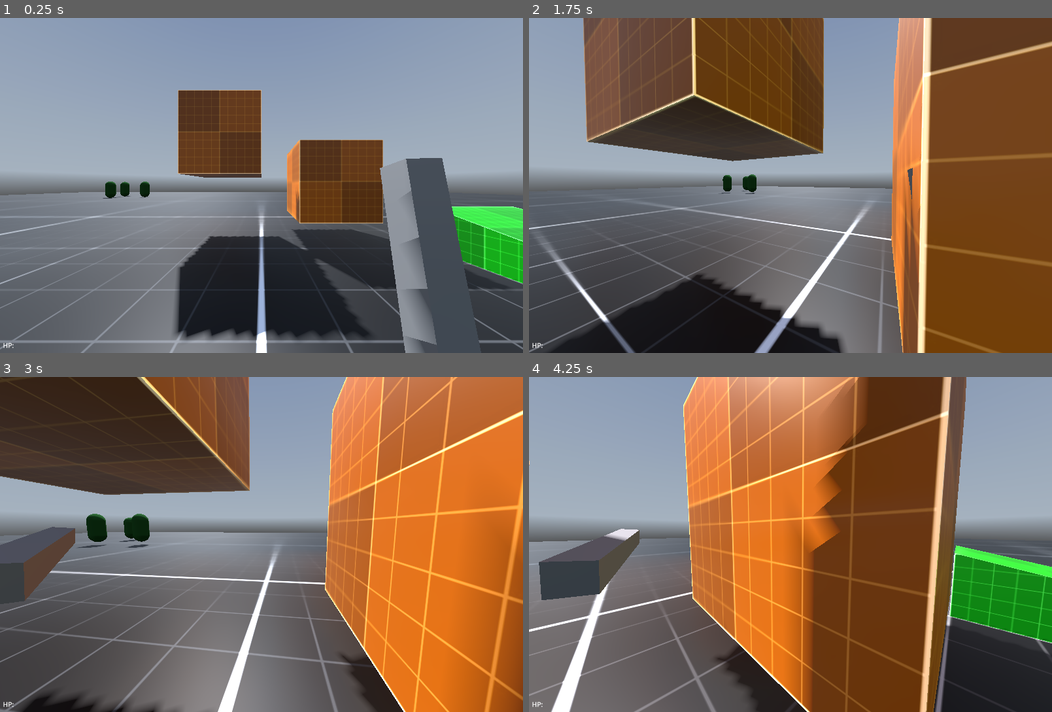
Above: before the commit, frames 1-4 (two rows, left to right).
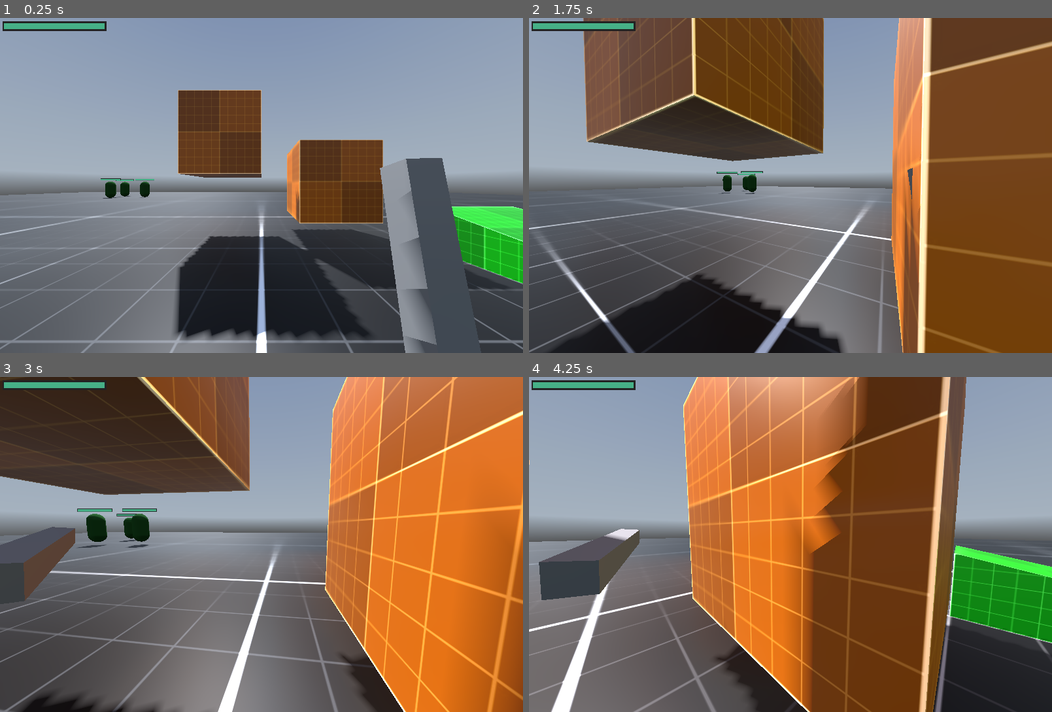
Above: after the commit, the same moments.

Repository: Wolanden/project-dungeon
Game: Godot game, scene res://levels/level_001.tscn
Same seed, same stepped clock (60 frames per second), same inputs: the game is played once before the commit and once after it. A sky picture missing from this copy of the repository is replaced by a grey-blue gradient.
Inputs (mouse positions are in pixels of both pictures, inside the frame that each line leads up to):
- Up to frame 1 (0.25 s): no input
- Up to frame 2 (1.75 s): move the mouse to (816, 185) at 0.52 s; hold W (move_forward) from 0.53 s (still down); click (816, 185) at 0.6 s; tap Space (jump) at 0.77, 1.52 s; move the mouse to (764, 185) at 1.27 s; click (764, 185) at 1.35 s
- Up to frame 3 (3 s): keep holding W (move_forward); move the mouse to (271, 537) at 2.02 s; hold Shift (sprint) 2.03-2.78 s; click (271, 537) at 2.3 s; move the mouse to (256, 551) at 2.77 s; click (256, 551) at 2.85 s
- Up to frame 4 (4.25 s): keep holding W (move_forward); tap Space (jump) at 3.02, 3.77 s; move the mouse to (827, 547) at 3.52 s; click (827, 547) at 3.6 s

The runs differ from the first frame. In frame 1, 0.7% of the frame differs, in the area x 0-30%, y 0-99%; in frame 2, 0.7%; in frame 3, 2.9%, in the area x 0-100%, y 0-100%; in frame 4, 1.9%.

Commit message:
Healthbar implemented
Enemies & Player

Diff:
--- a/controllers/enemy/enemy.tscn
+++ b/controllers/enemy/enemy.tscn
@@ -1,6 +1,7 @@
-[gd_scene load_steps=5 format=3 uid="uid://byjcqu7ktuije"]
+[gd_scene load_steps=7 format=3 uid="uid://byjcqu7ktuije"]
 
 [ext_resource type="Script" path="res://controllers/enemy/enemy_controller.gd" id="1_s5aaq"]
+[ext_resource type="PackedScene" uid="uid://c1gkisgwvliho" path="res://controllers/healthbar/healthbar.tscn" id="2_3pax2"]
 
 [sub_resource type="StandardMaterial3D" id="StandardMaterial3D_jsssp"]
 albedo_color = Color(0, 0.290196, 0, 1)
@@ -9,6 +10,9 @@
 material = SubResource("StandardMaterial3D_jsssp")
 
 [sub_resource type="CapsuleShape3D" id="CapsuleShape3D_2gtys"]
+
+[sub_resource type="ViewportTexture" id="ViewportTexture_21n04"]
+viewport_path = NodePath("SubViewport")
 
 [node name="Enemy" type="CharacterBody3D" groups=["enemies"]]
 transform = Transform3D(1, 0, 0, 0, 1, 0, 0, 0, 1, 0, 0.0179487, 0)
@@ -28,5 +32,18 @@
 avoidance_enabled = true
 radius = 1.5
 
+[node name="SubViewport" type="SubViewport" parent="."]
+disable_3d = true
+transparent_bg = true
+
+[node name="Healthbar" parent="SubViewport" instance=ExtResource("2_3pax2")]
+
+[node name="Sprite3D" type="Sprite3D" parent="."]
+transform = Transform3D(1, 0, 0, 0, 1, 0, 0, 0, 1, -0.00852203, 2.24149, 0)
+billboard = 1
+texture = SubResource("ViewportTexture_21n04")
+
+[connection signal="ready" from="." to="." method="_on_ready"]
 [connection signal="target_reached" from="NavigationAgent3D" to="." method="_on_navigation_agent_3d_target_reached"]
 [connection signal="velocity_computed" from="NavigationAgent3D" to="." method="_on_navigation_agent_3d_velocity_computed"]
+[connection signal="ready" from="SubViewport/Healthbar" to="." method="_on_healthbar_ready"]
--- a/controllers/enemy/enemy_controller.gd
+++ b/controllers/enemy/enemy_controller.gd
@@ -1,11 +1,13 @@
 extends CharacterBody3D
 
 @onready var nav_agent = $NavigationAgent3D
+@onready var HEALTH_BAR = $SubViewport/Healthbar
+@export var PLAYER : CharacterBody3D
 
 var SPEED = 3
-var HEALTH = 20
+var HEALTH = 100
+var DAMAGE = 9
 var targetReached = false
-
 
 func _physics_process(delta):
 	var currentLocation = global_transform.origin
@@ -14,17 +16,28 @@
 
 	nav_agent.velocity = newVelocity
 
+	if HEALTH <= 0:
+		queue_free()
+
 
 func UpdateTargetLocation(targetLocation):
 	nav_agent.target_position = targetLocation
 
+func TakeDamage(damage):
+	HEALTH_BAR._set_health(HEALTH - damage)
+	HEALTH -= damage
 
 
 func _on_navigation_agent_3d_target_reached():
-	if nav_agent.distance_to_target() >= 2.05 && nav_agent.distance_to_target() <= 2.1:
+	if nav_agent.distance_to_target() >= 1.75 && nav_agent.distance_to_target() <= 1.8:
 		print("Autsch")
+		PLAYER.TakeDamage(10)
 	#mach damage
 
 func _on_navigation_agent_3d_velocity_computed(safe_velocity):
 	velocity = velocity.move_toward(safe_velocity, 0.25)
 	move_and_slide()
+
+
+func _on_ready():
+	HEALTH_BAR._set_health(HEALTH)
--- /dev/null
+++ b/controllers/healthbar/healthbar.gd
@@ -0,0 +1,30 @@
+extends ProgressBar
+
+@onready var timer = $Timer
+@onready var damage_bar = $DamageBar
+
+var health = 0 : set = _set_health
+
+func _set_health(new_health):
+	var prev_health = health
+	health = min(max_value, new_health)
+	value = health
+
+	if health <= 0:
+		queue_free()
+
+	if health < prev_health:
+		timer.start()
+	else:
+		damage_bar.value = health
+
+func init_health(_health):
+	health = _health
+	max_value = health
+	value = health
+	damage_bar.max_value = health
+	damage_bar.value = health
+
+
+func _on_timer_timeout():
+	damage_bar.value = health
--- /dev/null
+++ b/controllers/healthbar/healthbar.tscn
@@ -0,0 +1,59 @@
+[gd_scene load_steps=6 format=3 uid="uid://c1gkisgwvliho"]
+
+[ext_resource type="Script" path="res://controllers/healthbar/healthbar.gd" id="1_xjp5m"]
+
+[sub_resource type="StyleBoxEmpty" id="StyleBoxEmpty_h5e2y"]
+
+[sub_resource type="StyleBoxFlat" id="StyleBoxFlat_2iv32"]
+bg_color = Color(0.27451, 0.690196, 0.529412, 1)
+
+[sub_resource type="StyleBoxFlat" id="StyleBoxFlat_rp13u"]
+bg_color = Color(0.137255, 0.137255, 0.137255, 1)
+expand_margin_left = 4.0
+expand_margin_top = 4.0
+expand_margin_right = 4.0
+expand_margin_bottom = 4.0
+shadow_color = Color(0, 0, 0, 0.27451)
+shadow_offset = Vector2(0, 2)
+
+[sub_resource type="StyleBoxFlat" id="StyleBoxFlat_q58we"]
+bg_color = Color(1, 1, 1, 1)
+
+[node name="Healthbar" type="ProgressBar"]
+z_index = 1
+anchors_preset = 8
+anchor_left = 0.5
+anchor_top = 0.5
+anchor_right = 0.5
+anchor_bottom = 0.5
+offset_left = -120.0
+offset_top = -7.5
+offset_right = 120.0
+offset_bottom = 7.5
+grow_horizontal = 2
+grow_vertical = 2
+size_flags_horizontal = 4
+theme_override_styles/background = SubResource("StyleBoxEmpty_h5e2y")
+theme_override_styles/fill = SubResource("StyleBoxFlat_2iv32")
+value = 60.0
+show_percentage = false
+script = ExtResource("1_xjp5m")
+
+[node name="DamageBar" type="ProgressBar" parent="."]
+z_index = -1
+layout_mode = 1
+anchors_preset = 15
+anchor_right = 1.0
+anchor_bottom = 1.0
+grow_horizontal = 2
+grow_vertical = 2
+theme_override_styles/background = SubResource("StyleBoxFlat_rp13u")
+theme_override_styles/fill = SubResource("StyleBoxFlat_q58we")
+value = 75.0
+show_percentage = false
+
+[node name="Timer" type="Timer" parent="."]
+wait_time = 0.5
+one_shot = true
+
+[connection signal="timeout" from="Timer" to="." method="_on_timer_timeout"]
--- a/controllers/player/fps_controller.tscn
+++ b/controllers/player/fps_controller.tscn
@@ -1,8 +1,8 @@
-[gd_scene load_steps=16 format=3 uid="uid://b7i4dbd5lrwgs"]
+[gd_scene load_steps=17 format=3 uid="uid://b7i4dbd5lrwgs"]
 
 [ext_resource type="Script" path="res://controllers/player/scripts/fps_controller.gd" id="1_pgc1p"]
 [ext_resource type="Material" uid="uid://b4gwd5h7ixvct" path="res://materials/player.tres" id="2_gldw4"]
-[ext_resource type="Script" path="res://controllers/player/Health.gd" id="3_02p21"]
+[ext_resource type="PackedScene" uid="uid://c1gkisgwvliho" path="res://controllers/healthbar/healthbar.tscn" id="3_m28hu"]
 
 [sub_resource type="CapsuleShape3D" id="CapsuleShape3D_ix834"]
 
@@ -10,6 +10,88 @@
 material = ExtResource("2_gldw4")
 
 [sub_resource type="BoxMesh" id="BoxMesh_dgowj"]
+
+[sub_resource type="ConvexPolygonShape3D" id="ConvexPolygonShape3D_qn0dh"]
+points = PackedVector3Array(-0.5, -0.5, -0.5, 0.5, 0.5, 0.5, 0.5, -0.5, 0.5, 0.5, 0.5, -0.5, -0.5, 0.5, 0.5, 0.5, -0.5, -0.5, -0.5, -0.5, 0.5, -0.5, 0.5, -0.5)
+
+[sub_resource type="Animation" id="Animation_elu38"]
+resource_name = "H_Attach"
+length = 0.75
+tracks/0/type = "value"
+tracks/0/imported = false
+tracks/0/enabled = true
+tracks/0/path = NodePath("CameraController/Camera3D/WeaponPivot/WeaponMesh:position")
+tracks/0/interp = 1
+tracks/0/loop_wrap = true
+tracks/0/keys = {
+"times": PackedFloat32Array(0),
+"transitions": PackedFloat32Array(1),
+"update": 0,
+"values": [Vector3(1.11409, -0.0161095, -0.511783)]
+}
+tracks/1/type = "value"
+tracks/1/imported = false
+tracks/1/enabled = true
+tracks/1/path = NodePath("CameraController/Camera3D/WeaponPivot/WeaponMesh:rotation")
+tracks/1/interp = 1
+tracks/1/loop_wrap = true
+tracks/1/keys = {
+"times": PackedFloat32Array(0),
+"transitions": PackedFloat32Array(1),
+"update": 0,
+"values": [Vector3(-1.41383, -1.19914, -0.102655)]
+}
+tracks/2/type = "value"
+tracks/2/imported = false
+tracks/2/enabled = true
+tracks/2/path = NodePath("CameraController/Camera3D/WeaponPivot:rotation")
+tracks/2/interp = 2
+tracks/2/loop_wrap = true
+tracks/2/keys = {
+"times": PackedFloat32Array(0, 0.75),
+"transitions": PackedFloat32Array(1, 1),
+"update": 0,
+"values": [Vector3(0, 0, 0), Vector3(0, 2.12771, 0)]
+}
+
+[sub_resource type="Animation" id="Animation_dpipc"]
+length = 0.001
+tracks/0/type = "value"
+tracks/0/imported = false
+tracks/0/enabled = true
+tracks/0/path = NodePath("CameraController/Camera3D/WeaponPivot:rotation")
+tracks/0/interp = 1
+tracks/0/loop_wrap = true
+tracks/0/keys = {
+"times": PackedFloat32Array(0),
+"transitions": PackedFloat32Array(1),
+"update": 0,
+"values": [Vector3(0, 0, 0)]
+}
+tracks/1/type = "value"
+tracks/1/imported = false
+tracks/1/enabled = true
+tracks/1/path = NodePath("CameraController/Camera3D/WeaponPivot/WeaponMesh:position")
+tracks/1/interp = 1
+tracks/1/loop_wrap = true
+tracks/1/keys = {
+"times": PackedFloat32Array(0),
+"transitions": PackedFloat32Array(1),
+"update": 0,
+"values": [Vector3(0.414419, -0.477498, -0.520283)]
+}
+tracks/2/type = "value"
+tracks/2/imported = false
+tracks/2/enabled = true
+tracks/2/path = NodePath("CameraController/Camera3D/WeaponPivot/WeaponMesh:rotation")
+tracks/2/interp = 1
+tracks/2/loop_wrap = true
+tracks/2/keys = {
+"times": PackedFloat32Array(0),
+"transitions": PackedFloat32Array(1),
+"update": 0,
+"values": [Vector3(-0.466003, 0, 0)]
+}
 
 [sub_resource type="Animation" id="Animation_rsaq4"]
 resource_name = "idle"
@@ -51,85 +133,6 @@
 "transitions": PackedFloat32Array(-2, -2),
 "update": 0,
 "values": [Vector3(-0.151523, -0.00272925, 0.0180793), Vector3(-0.227392, 0.138184, 0.0182917)]
-}
-
-[sub_resource type="Animation" id="Animation_dpipc"]
-length = 0.001
-tracks/0/type = "value"
-tracks/0/imported = false
-tracks/0/enabled = true
-tracks/0/path = NodePath("CameraController/Camera3D/WeaponPivot:rotation")
-tracks/0/interp = 1
-tracks/0/loop_wrap = true
-tracks/0/keys = {
-"times": PackedFloat32Array(0),
-"transitions": PackedFloat32Array(1),
-"update": 0,
-"values": [Vector3(0, 0, 0)]
-}
-tracks/1/type = "value"
-tracks/1/imported = false
-tracks/1/enabled = true
-tracks/1/path = NodePath("CameraController/Camera3D/WeaponPivot/WeaponMesh:position")
-tracks/1/interp = 1
-tracks/1/loop_wrap = true
-tracks/1/keys = {
-"times": PackedFloat32Array(0),
-"transitions": PackedFloat32Array(1),
-"update": 0,
-"values": [Vector3(0.414419, -0.477498, -0.520283)]
-}
-tracks/2/type = "value"
-tracks/2/imported = false
-tracks/2/enabled = true
-tracks/2/path = NodePath("CameraController/Camera3D/WeaponPivot/WeaponMesh:rotation")
-tracks/2/interp = 1
-tracks/2/loop_wrap = true
-tracks/2/keys = {
-"times": PackedFloat32Array(0),
-"transitions": PackedFloat32Array(1),
-"update": 0,
-"values": [Vector3(-0.466003, 0, 0)]
-}
-
-[sub_resource type="Animation" id="Animation_elu38"]
-resource_name = "H_Attach"
-length = 0.75
-tracks/0/type = "value"
-tracks/0/imported = false
-tracks/0/enabled = true
-tracks/0/path = NodePath("CameraController/Camera3D/WeaponPivot/WeaponMesh:position")
-tracks/0/interp = 1
-tracks/0/loop_wrap = true
-tracks/0/keys = {
-"times": PackedFloat32Array(0),
-"transitions": PackedFloat32Array(1),
-"update": 0,
-"values": [Vector3(1.11409, -0.0161095, -0.511783)]
-}
-tracks/1/type = "value"
-tracks/1/imported = false
-tracks/1/enabled = true
-tracks/1/path = NodePath("CameraController/Camera3D/WeaponPivot/WeaponMesh:rotation")
-tracks/1/interp = 1
-tracks/1/loop_wrap = true
-tracks/1/keys = {
-"times": PackedFloat32Array(0),
-"transitions": PackedFloat32Array(1),
-"update": 0,
-"values": [Vector3(-1.41383, -1.19914, -0.102655)]
-}
-tracks/2/type = "value"
-tracks/2/imported = false
-tracks/2/enabled = true
-tracks/2/path = NodePath("CameraController/Camera3D/WeaponPivot:rotation")
-tracks/2/interp = 2
-tracks/2/loop_wrap = true
-tracks/2/keys = {
-"times": PackedFloat32Array(0, 0.75),
-"transitions": PackedFloat32Array(1, 1),
-"update": 0,
-"values": [Vector3(0, 0, 0), Vector3(0, 2.12771, 0)]
 }
 
 [sub_resource type="AnimationLibrary" id="AnimationLibrary_gutht"]
@@ -291,12 +294,13 @@
 
 [sub_resource type="SphereShape3D" id="SphereShape3D_5v2gh"]
 
-[node name="FPSController" type="CharacterBody3D" node_paths=PackedStringArray("CAMERA_CONTROLLER", "ANIMATION_PLAYER", "WEP_ANIMATION")]
+[node name="FPSController" type="CharacterBody3D" node_paths=PackedStringArray("CAMERA_CONTROLLER", "ANIMATION_PLAYER", "WEP_ANIMATION", "WEP_HITBOX")]
 transform = Transform3D(1, 0, 0, 0, 1, 0, 0, 0, 1, 0, 1, 0)
 script = ExtResource("1_pgc1p")
 CAMERA_CONTROLLER = NodePath("CameraController/Camera3D")
 ANIMATION_PLAYER = NodePath("AnimationPlayer")
 WEP_ANIMATION = NodePath("CameraController/Camera3D/WeaponPivot/WeaponAnimation")
+WEP_HITBOX = NodePath("CameraController/Camera3D/WeaponPivot/WeaponMesh/Hitbox")
 
 [node name="CollisionShape3D" type="CollisionShape3D" parent="."]
 shape = SubResource("CapsuleShape3D_ix834")
@@ -318,6 +322,14 @@
 [node name="WeaponMesh" type="MeshInstance3D" parent="CameraController/Camera3D/WeaponPivot"]
 transform = Transform3D(0.1, 0, 0, 0, 0.893372, 0.0449319, 0, -0.449319, 0.0893372, 0.414419, -0.477498, -0.520283)
 mesh = SubResource("BoxMesh_dgowj")
+
+[node name="Hitbox" type="Area3D" parent="CameraController/Camera3D/WeaponPivot/WeaponMesh"]
+transform = Transform3D(1.1, 0, 0, 0, 1.1, 0, 0, 0, 1.1, -0.0248694, 0.000916243, -0.018218)
+monitoring = false
+
+[node name="CollisionShape3D" type="CollisionShape3D" parent="CameraController/Camera3D/WeaponPivot/WeaponMesh/Hitbox"]
+transform = Transform3D(1, 0, 0, 0, 1, -7.45058e-09, 0, 0, 1, 0, 0, 0)
+shape = SubResource("ConvexPolygonShape3D_qn0dh")
 
 [node name="WeaponAnimation" type="AnimationPlayer" parent="CameraController/Camera3D/WeaponPivot"]
 root_node = NodePath("../../../..")
@@ -338,23 +350,13 @@
 target_position = Vector3(0, 0.5, 0)
 debug_shape_custom_color = Color(0, 1, 0, 1)
 
-[node name="UserInterface" type="Control" parent="."]
-layout_mode = 3
-anchors_preset = 2
-anchor_top = 1.0
-anchor_bottom = 1.0
-offset_top = -40.0
-offset_right = 40.0
-grow_vertical = 0
-
-[node name="Health" type="Label" parent="UserInterface"]
-layout_mode = 0
-offset_left = 7.0
-offset_top = 10.0
-offset_right = 47.0
-offset_bottom = 33.0
-text = "HP: "
-script = ExtResource("3_02p21")
-
+[node name="Healthbar" parent="." instance=ExtResource("3_m28hu")]
+offset_left = -615.0
+offset_top = -388.0
+offset_right = -375.0
+offset_bottom = -373.0
+
+[connection signal="ready" from="." to="." method="_on_ready"]
+[connection signal="body_entered" from="CameraController/Camera3D/WeaponPivot/WeaponMesh/Hitbox" to="." method="_on_hitbox_body_entered"]
 [connection signal="animation_finished" from="CameraController/Camera3D/WeaponPivot/WeaponAnimation" to="." method="_on_weapon_animation_animation_finished"]
 [connection signal="animation_started" from="AnimationPlayer" to="." method="_on_animation_player_animation_started"]
--- a/controllers/player/scripts/fps_controller.gd
+++ b/controllers/player/scripts/fps_controller.gd
@@ -16,6 +16,10 @@
 @export var CAMERA_CONTROLLER : Camera3D
 @export var ANIMATION_PLAYER : AnimationPlayer
 @export var WEP_ANIMATION : AnimationPlayer
+@export var WEP_HITBOX : Area3D
+
+@onready var PARTICLES = preload("res://res/bloodsplatter/BloodSplatter.tscn")
+@onready var HEALTH_BAR = $Healthbar
 
 var SPEED : float = BASE_SPEED
 var HEALTH : float = BASE_HEALTH
@@ -26,6 +30,7 @@
 var _tilt_input : float
 var _player_rotation : Vector3
 var _camera_rotation : Vector3
+
 
 # Get the gravity from the project settings to be synced with RigidBody nodes.
 var gravity = ProjectSettings.get_setting("physics/3d/default_gravity") * 2
@@ -64,7 +69,15 @@
 func _process(delta):
 	if Input.is_action_just_pressed("attack_h"):
 		WEP_ANIMATION.play("H_Attack")
+		WEP_HITBOX.monitoring = true
 
+	if HEALTH <= 0:
+		print("you ded")
+
+func _on_weapon_animation_animation_finished(anim_name):
+	if anim_name == "H_Attack":
+		WEP_ANIMATION.play("idle")
+		WEP_HITBOX.monitoring = false
 
 
 func _physics_process(delta):
@@ -126,7 +139,14 @@
 		false:
 			SPEED = BASE_SPEED
 
+func TakeDamage(damage):
+	HEALTH_BAR._set_health(HEALTH - damage)
+	HEALTH -= damage
 
-func _on_weapon_animation_animation_finished(anim_name):
-	if anim_name == "H_Attack":
-		WEP_ANIMATION.play("idle")
+func _on_hitbox_body_entered(body):
+	if body.is_in_group("enemies"):
+		body.TakeDamage(10)
+
+
+func _on_ready():
+	HEALTH_BAR._set_health(BASE_HEALTH)
--- a/levels/level_001.tscn
+++ b/levels/level_001.tscn
@@ -176,11 +176,14 @@
 [node name="CollisionShape3D" type="CollisionShape3D" parent="NavigationRegion3D/Ramp/StaticBody3D"]
 shape = SubResource("ConcavePolygonShape3D_j6kcl")
 
-[node name="Enemy" parent="." instance=ExtResource("6_id1xu")]
+[node name="Enemy" parent="." node_paths=PackedStringArray("PLAYER") instance=ExtResource("6_id1xu")]
 transform = Transform3D(1, 0, 0, 0, 1, 0, 0, 0, 1, -15.2522, -0.094389, -21.9)
+PLAYER = NodePath("../Player")
 
-[node name="Enemy2" parent="." instance=ExtResource("6_id1xu")]
+[node name="Enemy2" parent="." node_paths=PackedStringArray("PLAYER") instance=ExtResource("6_id1xu")]
 transform = Transform3D(1, 0, 0, 0, 1, 0, 0, 0, 1, -18.728, -0.0683657, -22.5682)
+PLAYER = NodePath("../Player")
 
-[node name="Enemy3" parent="." instance=ExtResource("6_id1xu")]
+[node name="Enemy3" parent="." node_paths=PackedStringArray("PLAYER") instance=ExtResource("6_id1xu")]
 transform = Transform3D(1, 0, 0, 0, 1, 0, 0, 0, 1, -18.469, -0.094389, -20.9006)
+PLAYER = NodePath("../Player")
--- /dev/null
+++ b/res/bloodsplatter/BloodSplatter.gd
@@ -0,0 +1,10 @@
+extends GPUParticles3D
+
+@onready var particles = $Particles
+
+func _ready():
+	particles.emitting = true
+
+func _process(delta):
+	if not particles.emitting:
+		queue_free()
--- /dev/null
+++ b/res/bloodsplatter/BloodSplatter.tscn
@@ -0,0 +1,34 @@
+[gd_scene load_steps=5 format=3 uid="uid://yusdajgtrwat"]
+
+[ext_resource type="Script" path="res://res/bloodsplatter/BloodSplatter.gd" id="1"]
+
+[sub_resource type="ParticleProcessMaterial" id="1"]
+emission_shape = 1
+emission_sphere_radius = 0.5
+direction = Vector3(0, 1, 0)
+spread = 180.0
+flatness = 0.66
+gravity = Vector3(0, -20, 0)
+
+[sub_resource type="StandardMaterial3D" id="2"]
+shading_mode = 0
+albedo_color = Color(1, 0, 0, 1)
+billboard_mode = 3
+particles_anim_h_frames = 1
+particles_anim_v_frames = 1
+particles_anim_loop = false
+
+[sub_resource type="QuadMesh" id="3"]
+material = SubResource("2")
+size = Vector2(0.2, 0.2)
+
+[node name="BloodSplatter" type="Node3D"]
+script = ExtResource("1")
+
+[node name="Particles" type="GPUParticles3D" parent="."]
+emitting = false
+amount = 35
+lifetime = 0.5
+one_shot = true
+process_material = SubResource("1")
+draw_pass_1 = SubResource("3")
